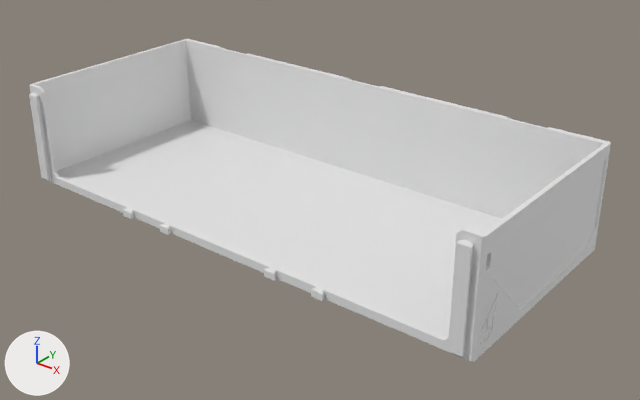
Renders of the glTF model parts/115/DecorDrawer_115-3W-1H.lib.glb from each side of a commit.
Camera for both pictures: a camera (50 mm lens) standing at (244.0, -287.0, 188.0) and looking at (14.0, 1.0, 10.0). The axes (+X, +Y, +Z) are drawn at lower left. The lights are the same throughout. The first picture is the older version. Where no turn or scale is listed for an object, it has been applied to the vertices. Vertices at exactly the same position are counted once.

The first picture shows 'DecorDrawer_115-3W-1H'.
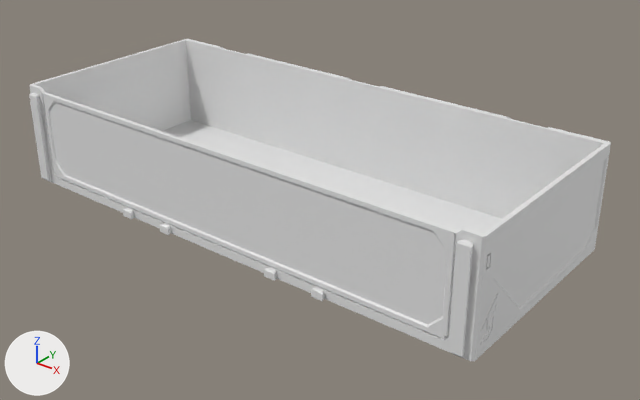
What changed in the scene script:
```text
Change me_decordrawer_115_3w_1h:
    used by ob_decordrawer_115_3w_1h; location = (0.0, 0.0, 25.0)
    remove me_decordrawer_115_3w_1h.from_pydata(...)  # 771 vertices, 1546 faces; spans x -126.0..126.0, y -55.0..55.0, z -25.0..25.0
    add me_decordrawer_115_3w_1h.from_pydata(...)  # 1069 vertices, 2154 faces; spans x -126.0..126.0, y -55.0..55.0, z -25.0..25.0
    me_decordrawer_115_3w_1h part 1: a new loose piece of 24 vertices spanning x 123.0..126.0, y -49.0..-46.0, z 12.0..16.0
    me_decordrawer_115_3w_1h part 2: 5 vertices moved within x 125.0, y -44.0..-42.0, z -18.0..-17.0; 250 vertices added at x -115.0..126.0, y -52.0..-41.0, z -21.0..23.0
    other edits to the shape of me_decordrawer_115_3w_1h do not show in these pictures
```

Location of each change, (x1, y1, x2, y2) in pixels of the pictures (640 x 400 px):
part 1 of me_decordrawer_115_3w_1h, added
    after: (486, 253, 491, 268)
part 2 of me_decordrawer_115_3w_1h, built on
    after: (42, 93, 516, 359)
